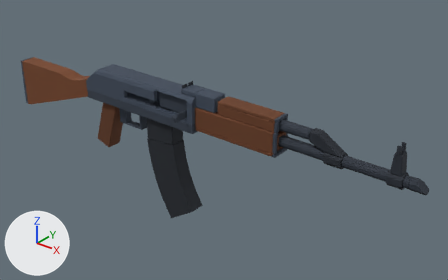
Two versions of the glTF model deadvox/src/content/base/assets/models/rifle_ak.glb, one commit apart.
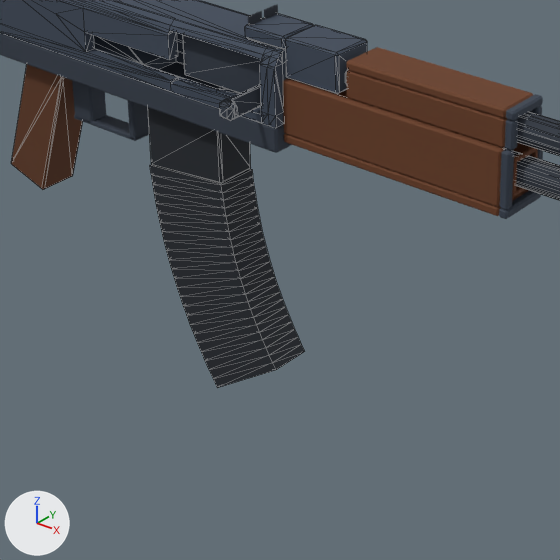
Each version is shown whole from a camera (50 mm lens) standing at (0.623, -0.719, 0.413) and looking at (0.01, 0.048, -0.062), then close up on the part from 21% to 66% of the width and 28% to 100% of the height. The lights are fixed; the arrows at lower left show +X, +Y and +Z. The first two pictures are the older version. The close-ups show mesh edges as thin lines. Vertices at exactly the same position are counted once.

The scene before the commit, as lines of its bpy script (objects in view):
```python
me_lower_lower = bpy.data.meshes.new('lower:lower')
me_lower_lower.from_pydata(...)  # 120 vertices, 220 faces; spans x -0.264..0.0, y -0.023..0.023, z -0.055..0.0
me_lower_lower.materials.append(mat_333d4a)  # dark blue #333d4a
me_magazine_magazine = bpy.data.meshes.new('magazine:magazine')
me_magazine_magazine.from_pydata(...)  # 124 vertices, 332 faces; spans x -0.032..0.073, y -0.014..0.014, z -0.195..0.0
me_magazine_magazine.materials.append(mat_1e232b)  # black #1e232b
me_receiver_ak_receiver = bpy.data.meshes.new('receiver:ak-receiver')
me_receiver_ak_receiver.from_pydata(...)  # 192 vertices, 380 faces; spans x -0.264..0.04, y -0.023..0.023, z -0.012..0.043
me_receiver_ak_receiver.materials.append(mat_3e4959)  # dark blue #3e4959
ob_lower_lower = bpy.data.objects.new('lower:lower', me_lower_lower)
ob_lower_lower.parent = ob_rifle_ak
ob_lower_lower.location = (0.0, 0.0, -0.0115)
ob_magazine_magazine = bpy.data.objects.new('magazine:magazine', me_magazine_magazine)
ob_magazine_magazine.parent = ob_rifle_ak
ob_magazine_magazine.location = (-0.0862, 0.0, -0.0288)
ob_receiver_ak_receiver = bpy.data.objects.new('receiver:ak-receiver', me_receiver_ak_receiver)
ob_receiver_ak_receiver.parent = ob_rifle_ak
ob_receiver_ak_receiver.location = (0.0, 0.0, 0.0)
# also in view: 'gas-cylinder:gas-cylinder' at (0.126, 0.0, 0.026); 'handguard:handguard' at (0.08, 0.0, 0.009); 'barrel:barrel' at (0.184, 0.0, 0.0); 'grip:grip' at (-0.228, 0.0, -0.078); 'bolt-carrier:bolt-carrier' at (-0.047, -0.017, 0.012)
```
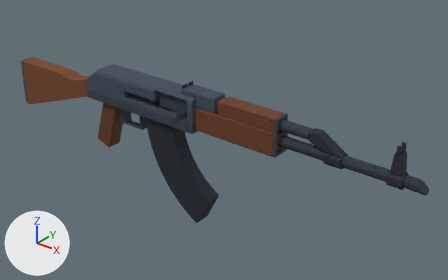
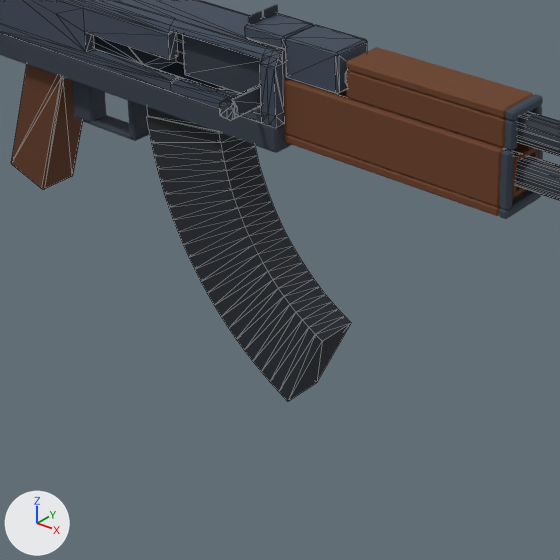
Boxes (x1, y1, x2, y2) around the edits, measured in the close-ups (560 x 560 px):
```json
{"object": "magazine:magazine", "change": "reshaped", "before": [148, 108, 305, 388], "after": [147, 107, 351, 401], "on screen": "30% wider"}
```

Scene script edits in JSON lines:
```json
{"block": "me_magazine_magazine", "where": "# used by ob_magazine_magazine; parent = ob_rifle_ak; location = (-0.0862, 0.0, -0.0288)"}
{"op": "remove", "block": "me_magazine_magazine", "code": "me_magazine_magazine.from_pydata(...)  # 124 vertices, 332 faces; spans x -0.032..0.073, y -0.014..0.014, z -0.195..0.0"}
{"op": "add", "block": "me_magazine_magazine", "code": "me_magazine_magazine.from_pydata(...)  # 124 vertices, 332 faces; spans x -0.032..0.113, y -0.014..0.014, z -0.18..0.0"}
{"block": "me_magazine_magazine", "change": "me_magazine_magazine part 1: 112 of 124 vertices moved; they spanned x -0.032..0.073, y -0.014..0.014, z -0.195..-0.039 and now span x -0.032..0.113, y -0.014..0.014, z -0.18..-0.004; mean shift (0.017, 0.0, 0.025); largest move (0.02, -0.014, -0.195) -> (0.083, -0.014, -0.18)"}
```
